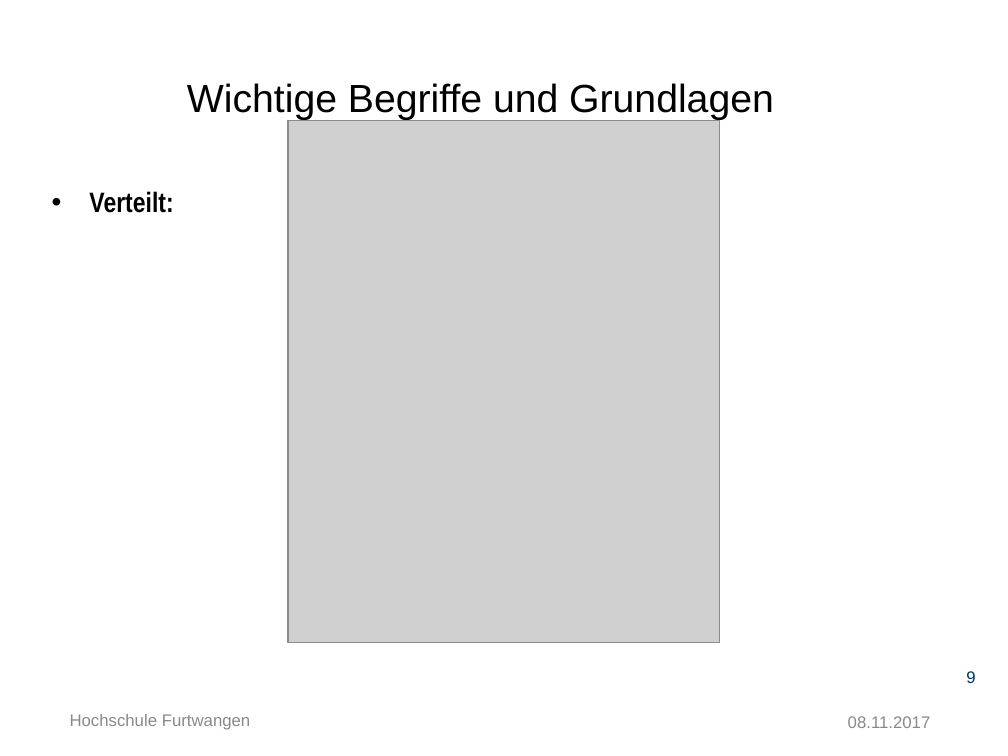
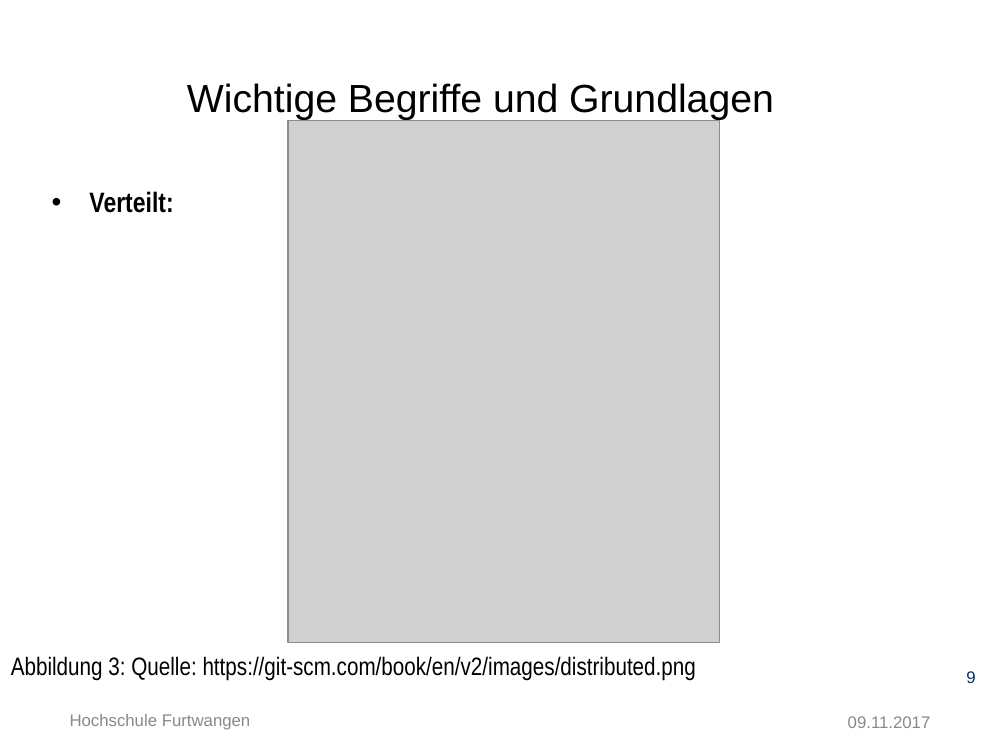
Before and after one commit to Ertugrul-Furtwangen/Erti, a slide deck: slide 9 of Thesis-Präsentation.pptx. Drawn at 1008x756 pixels with LibreOffice and Linux fonts; fonts in the diff are those of the drawing; grey boxes stand for pictures; background and template pictures are left out. Boxes give left, top, right and bottom in pixels: in the first picture for what was removed or moved away, otherwise in the second. Text is boxed around its words. In the diff, an @@ line names an element or a change of style, - is before the commit and + after.

```diff
--- a/Thesis-Präsentation.pptx
+++ b/Thesis-Präsentation.pptx
@@ text added at <box>11,656,696,681</box>, 18 pt, text #000000 @@
+Abbildung 3: Quelle: https://git-scm.com/book/en/v2/images/distributed.png
@@ text at <box>848,716,931,728</box>: text changed @@
-08.11.2017
+09.11.2017
```
Also in this commit, not shown: 39 other slides changed, 3 slides added, 2 slides removed.
